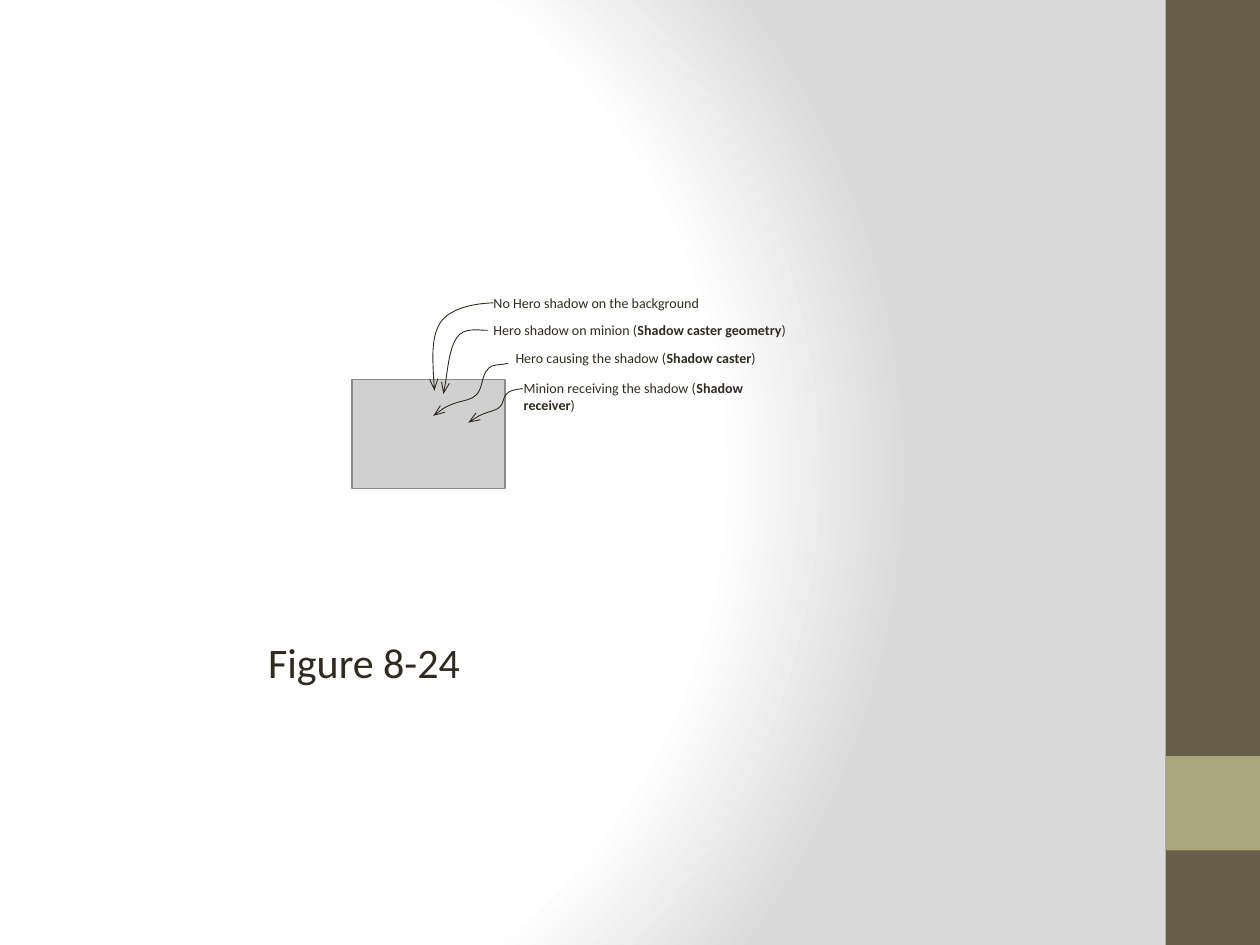
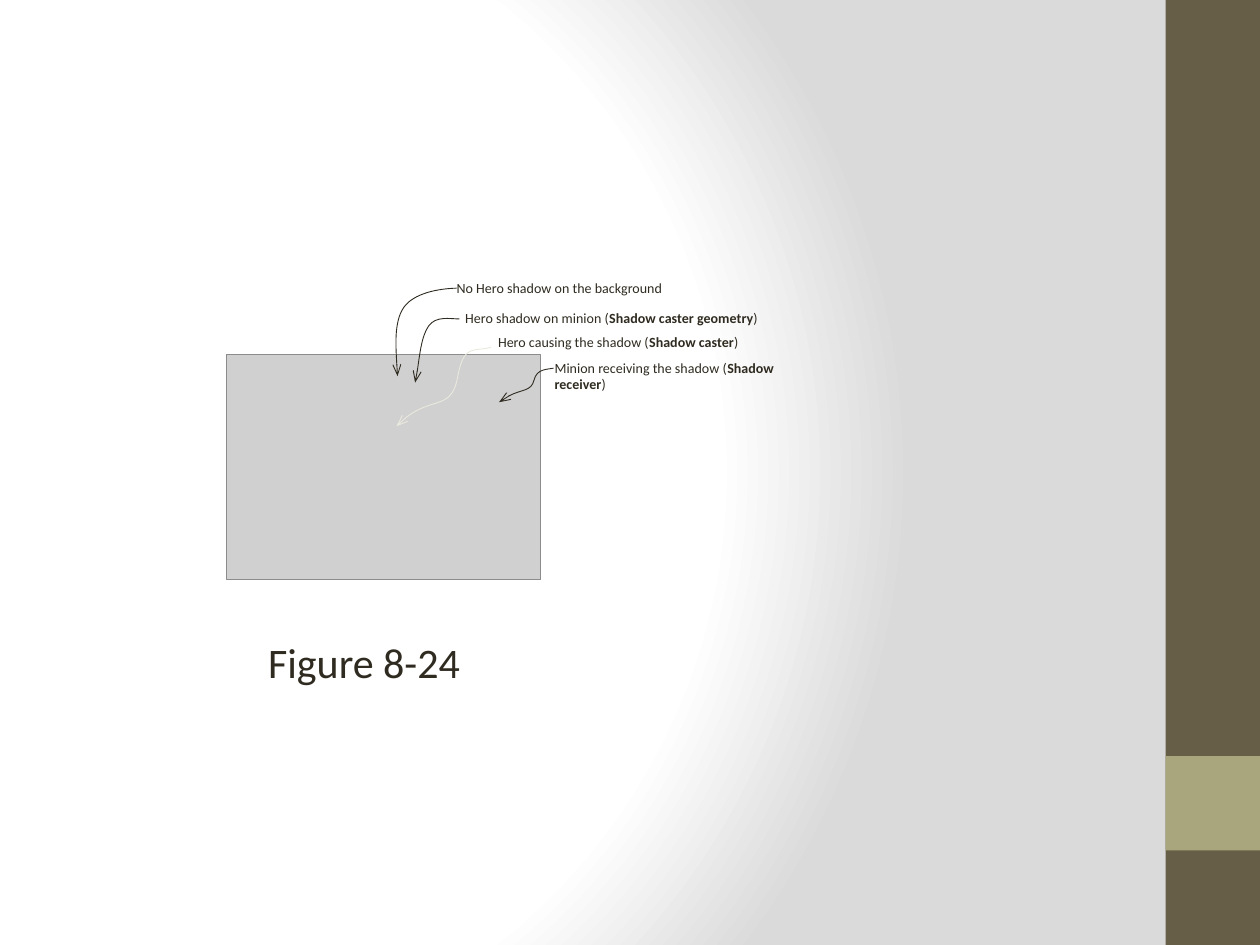
Before and after one commit to HTML5GameEngineGroup/GTCS-GameEngine2, a slide deck: slide 18 of Word/Diagrams/chapter8/chap 8.figures.pptx. Drawn at 1260x945 pixels with LibreOffice and Linux fonts; fonts in the diff are those of the drawing; grey boxes stand for pictures. Boxes give left, top, right and bottom in pixels: in the first picture for what was removed or moved away, otherwise in the second. Text is boxed around its words. In the diff, an @@ line names an element or a change of style, - is before the commit and + after.

```diff
--- a/Word/Diagrams/chapter8/chap 8.figures.pptx
+++ b/Word/Diagrams/chapter8/chap 8.figures.pptx
@@ freeform shape: place and size @@
-freeform shape at box(433, 302, 494, 391)
+freeform shape at box(397, 289, 457, 377)
@@ text "No Hero shadow on the ...": place and size @@
-text "No Hero shadow on the ..." at box(493, 298, 699, 311)
+text "No Hero shadow on the ..." at box(457, 283, 662, 296)
@@ freeform shape: place and size @@
-freeform shape at box(444, 330, 488, 394)
+freeform shape at box(415, 319, 459, 383)
@@ text "Hero shadow on minion (Shadow ...": place and size @@
-text "Hero shadow on minion (Shadow ..." at box(493, 325, 786, 338)
+text "Hero shadow on minion (Shadow ..." at box(465, 313, 758, 326)
@@ text "Hero causing the shadow (Shadow ...": place and size @@
-text "Hero causing the shadow (Shadow ..." at box(516, 353, 755, 366)
+text "Hero causing the shadow (Shadow ..." at box(498, 337, 738, 350)
@@ picture: place and size @@
-picture at box(352, 379, 504, 489)
+picture at box(227, 355, 541, 581)
@@ freeform shape: place and size @@
-freeform shape at box(429, 364, 512, 416)
+freeform shape at box(391, 348, 495, 427)
@@ freeform shape at box(391, 348, 495, 427): outline #2F2B20 0.5 pt to #EAE9DE 0.5 pt @@
@@ text "Minion receiving the shadow (Shadow ...": place and size @@
-text "Minion receiving the shadow (Shadow ..." at box(524, 383, 743, 412)
+text "Minion receiving the shadow (Shadow ..." at box(555, 363, 774, 391)
@@ freeform shape: place and size @@
-freeform shape at box(463, 388, 527, 423)
+freeform shape at box(495, 368, 559, 403)
```
Also in this commit, not shown: 25 other files.
